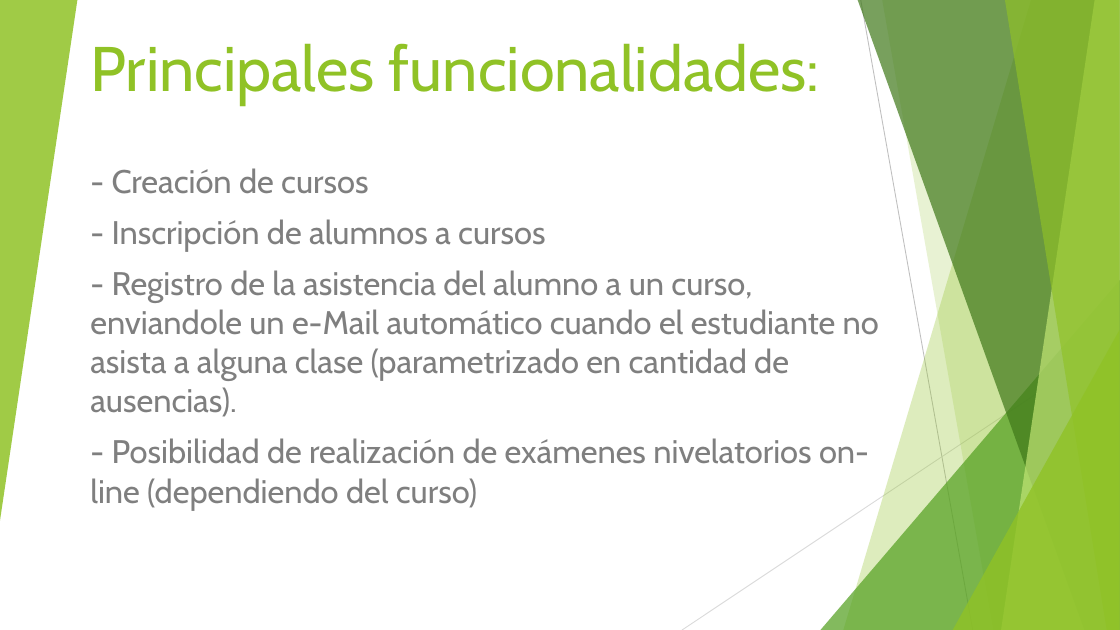
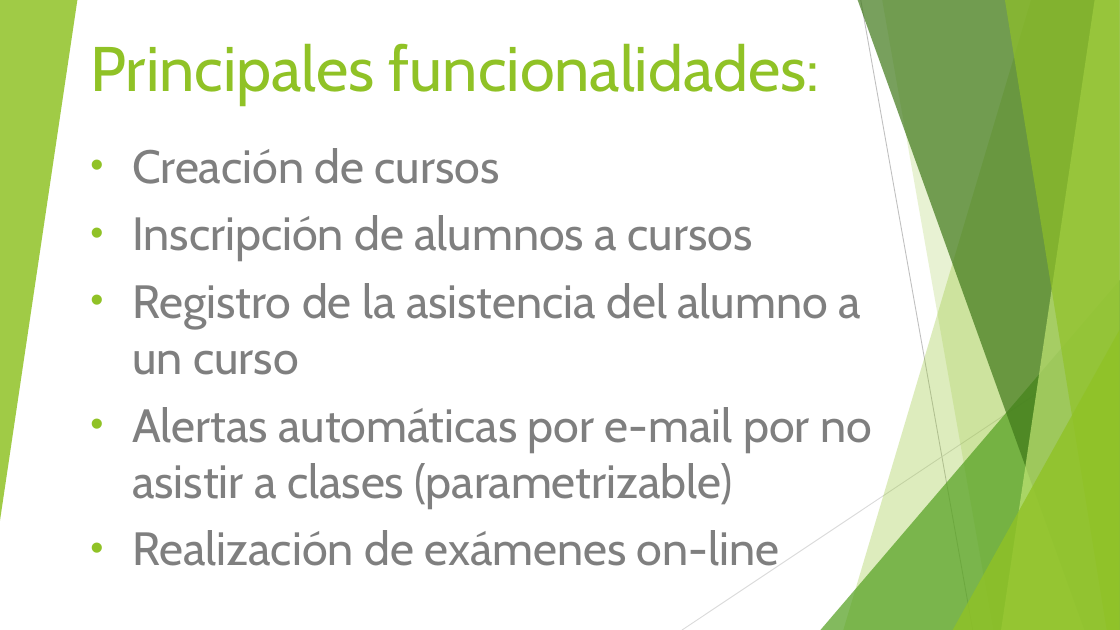
Before and after one commit to mariela21180/institucional-cfp, a slide deck: slide 5 of - Presentacion/Filminas.pps. Drawn at 1120x630 pixels with LibreOffice and Linux fonts; fonts in the diff are those of the drawing. Boxes give left, top, right and bottom in pixels: in the first picture for what was removed or moved away, otherwise in the second. Text is boxed around its words. In the diff, an @@ line names an element or a change of style, - is before the commit and + after.

```diff
--- a/- Presentacion/Filminas.pps
+++ b/- Presentacion/Filminas.pps
@@ subtitle at bbox=[132, 148, 872, 566]: text changed; size 28 to 40 pt @@
-- Creación de cursos
-- Inscripción de alumnos a cursos
-- Registro de la asistencia del alumno a un curso, enviandole un e-Mail automático cuando el estudiante no asista a alguna clase (parametrizado en cantidad de ausencias).
-- Posibilidad de realización de exámenes nivelatorios on-line (dependiendo del curso)
+• Creación de cursos
+• Inscripción de alumnos a cursos
+• Registro de la asistencia del alumno a un curso
+• Alertas automáticas por e-mail por no asistir a clases (parametrizable)
+• Realización de exámenes on-line
```
Also in this commit, not shown: 6 other slides changed, 1 slide added, 1 slide removed, 1 other file.
